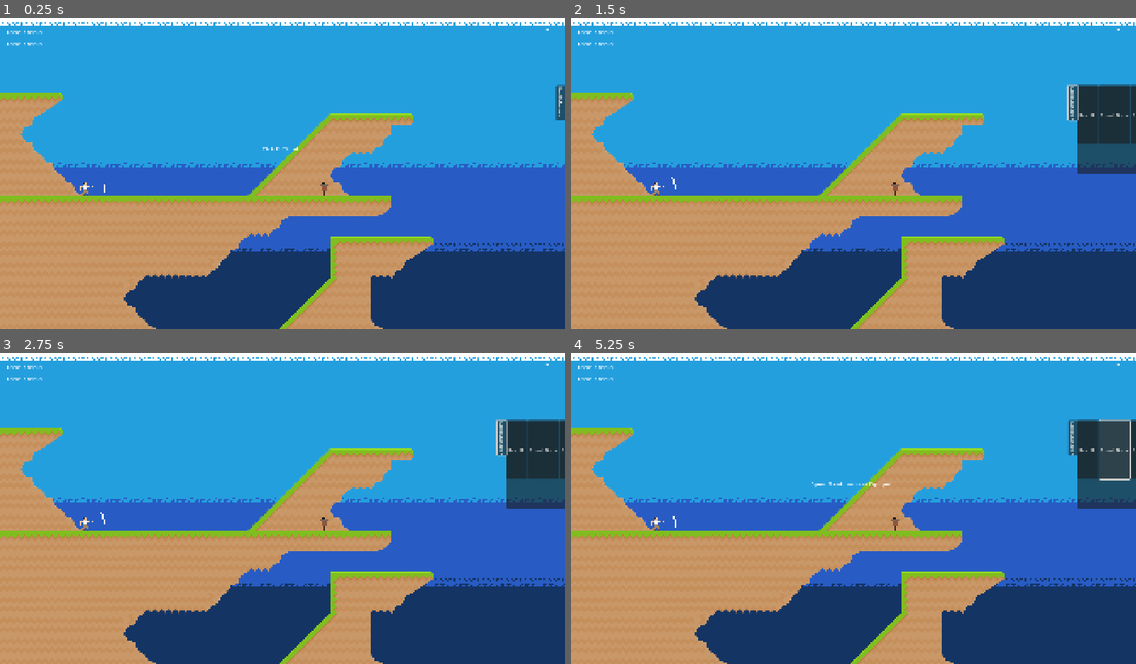
Above: before the commit, frames 1-4 (two rows, left to right).
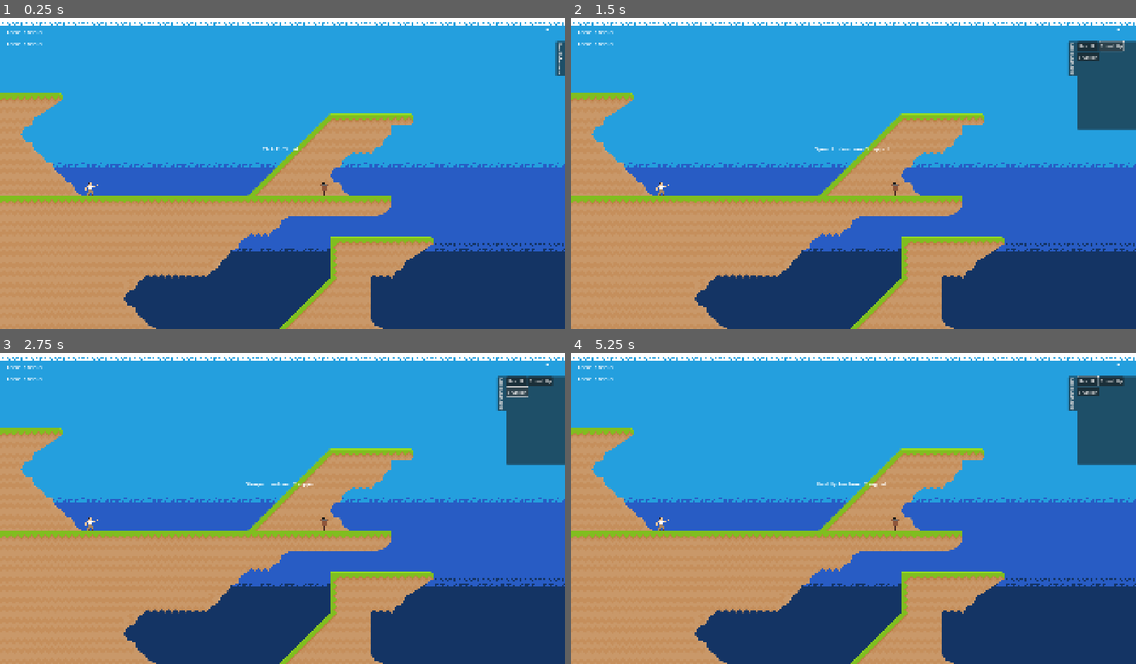
Above: after the commit, the same moments.

Repository: EonViljoen/MerlinEngine
Game: Godot game, scene res://scenes/entities/main.tscn
Two runs of this game, one before a commit and one after it. Both use one fixed random seed, a clock stepped at 60 frames per second and the inputs below.
Inputs (mouse positions are in pixels of both pictures, inside the frame that each line leads up to):
- Up to frame 1 (0.25 s): no input
- Up to frame 2 (1.5 s): click "Spell Manager" at 0.5 s; click (1113, 45) at 1.25 s, where only the run after the commit has a clickable "Speed Up"
- Up to frame 3 (2.75 s): click (514, 390) at 2 s, where only the run after the commit has a clickable "Sharpen"
- Up to frame 4 (5.25 s): click "Heat Up" at 2.75 s; click (1113, 449) at 3.5 s, where only the run before the commit has a clickable "Speed Boost"; click "Heat Up" at 4.25 s; click (1113, 449) at 5 s, where only the run before the commit has a clickable "Speed Boost"

The runs differ from the first frame. In frame 1, 0.5% of the frame differs, in the area x 14-100%, y 7-58%; in frame 2, 5.0%; in frame 3, 5.0%; in frame 4, 5.0%.

Commit message:
Added more spells and updated shield logic

Diff:
--- a/project.godot
+++ b/project.godot
@@ -47,6 +47,11 @@
 "events": [Object(InputEventMouseButton,"resource_local_to_scene":false,"resource_name":"","device":-1,"window_id":0,"a …(253 unchanged characters)…
 ]
 }
+UseShield={
+"deadzone": 0.2,
+"events": [Object(InputEventMouseButton,"resource_local_to_scene":false,"resource_name":"","device":-1,"window_id":0,"alt_pressed":false,"shift_pressed":false,"ctrl_pressed":false,"meta_pressed":false,"button_mask":0,"position":Vector2(0, 0),"global_position":Vector2(0, 0),"factor":1.0,"button_index":2,"canceled":false,"pressed":false,"double_click":false,"script":null)
+]
+}
 
 [rendering]
 
--- a/scenes/entities/UI/hud.tscn
+++ b/scenes/entities/UI/hud.tscn
@@ -54,6 +54,7 @@
 size_flags_horizontal = 0
 theme_override_fonts/font = ExtResource("1_37p78")
 theme_override_font_sizes/font_size = 16
+text = "0"
 
 [node name="ManaLabel" type="Label" parent="."]
 texture_filter = 1
@@ -69,6 +70,7 @@
 size_flags_horizontal = 0
 theme_override_fonts/font = ExtResource("1_37p78")
 theme_override_font_sizes/font_size = 16
+text = "0"
 
 [node name="DebugLabel" type="Label" parent="."]
 texture_filter = 1
@@ -78,19 +80,21 @@
 anchor_right = 0.503
 anchor_bottom = 0.183
 offset_left = -153.76
-offset_top = -129.64
+offset_top = -127.64
 offset_right = 153.24
-offset_bottom = 130.36
+offset_bottom = 132.36
 grow_horizontal = 2
 grow_vertical = 2
+text = "..."
 autowrap_mode = 2
 
 [node name="ActiveModDebugLabel" type="Label" parent="."]
 texture_filter = 1
-offset_left = 1141.0
-offset_top = 93.0
-offset_right = 1239.0
-offset_bottom = 341.0
+offset_left = 1138.0
+offset_top = 70.0
+offset_right = 1236.0
+offset_bottom = 318.0
+text = "..."
 
 [node name="MessageTimer" type="Timer" parent="."]
 one_shot = true
@@ -98,10 +102,10 @@
 
 [node name="SpellManagerPanel" parent="." instance=ExtResource("3_h0g4p")]
 texture_filter = 1
-anchors_preset = -1
-anchor_top = 0.37
-anchor_bottom = 0.37
-offset_top = 0.399994
-offset_bottom = 0.399994
+anchor_top = 0.231
+anchor_bottom = 0.231
+offset_top = 0.519989
+offset_bottom = 0.519989
+slideSpeed = 10.0
 
 [connection signal="timeout" from="MessageTimer" to="." method="_on_message_timer_timeout"]
--- a/scenes/entities/UI/spell_manager_panel.tscn
+++ b/scenes/entities/UI/spell_manager_panel.tscn
@@ -6,11 +6,12 @@
 
 [node name="SpellManagerPanel" type="Control"]
 layout_mode = 3
-anchors_preset = 6
 anchor_left = 1.0
-anchor_top = 0.5
+anchor_top = 0.14
 anchor_right = 1.0
-anchor_bottom = 0.5
+anchor_bottom = 0.14
+offset_top = 98.8
+offset_bottom = 98.8
 grow_horizontal = 0
 grow_vertical = 2
 size_flags_horizontal = 8
@@ -27,10 +28,11 @@
 offset_bottom = 150.0
 grow_vertical = 2
 
-[node name="ButtonContainer" type="BoxContainer" parent="SideSpellPanel"]
+[node name="ButtonContainer" type="HFlowContainer" parent="SideSpellPanel"]
+custom_minimum_size = Vector2(0, 20)
 layout_mode = 1
 offset_right = 200.0
-offset_bottom = 200.0
+offset_bottom = 302.0
 script = ExtResource("2_d4g6m")
 
 [node name="OpenCloseButton" type="Button" parent="SideSpellPanel"]
--- a/scenes/entities/character.tscn
+++ b/scenes/entities/character.tscn
@@ -22,6 +22,7 @@
 size = Vector2(48, 48)
 
 [node name="Character" type="RigidBody2D" node_paths=PackedStringArray("projectileModifierManager", "characterStatManager")]
+collision_mask = 5
 script = ExtResource("1_om70c")
 spriteFrames = SubResource("SpriteFrames_khvuq")
 projectileModifierManager = NodePath("Managers/ProjectileModifierManager")
@@ -38,6 +39,10 @@
 shape = SubResource("RectangleShape2D_p54rp")
 
 [node name="Shield" parent="." instance=ExtResource("3_khvuq")]
+visible = false
+manaConsumption = 1.0
+
+[node name="ShieldManaConsumption" type="Timer" parent="Shield"]
 
 [node name="RegenTimer" type="Timer" parent="."]
 wait_time = 3.0
@@ -51,5 +56,6 @@
 
 [node name="CharacterStatManager" parent="Managers" instance=ExtResource("4_5x4g4")]
 
+[connection signal="timeout" from="Shield/ShieldManaConsumption" to="." method="_on_shield_mana_consumption_timeout"]
 [connection signal="timeout" from="RegenTimer" to="." method="_on_timer_timeout"]
 [connection signal="currentSpellInUse" from="Managers/SpellManager" to="." method="_on_spell_manager_current_spell_in_use"]
--- a/scenes/entities/main.tscn
+++ b/scenes/entities/main.tscn
@@ -59,7 +59,7 @@
 spriteFrames = SubResource("SpriteFrames_b3hq8")
 isDummy = true
 activeTarget = true
-shooting = false
+shooting = true
 enemyProjectile = ExtResource("8_gyjab")
 enemyProjectileTimer = 1.0
 enemyProjectileTimerRandomRange = 10.0
--- a/scenes/entities/projectile.tscn
+++ b/scenes/entities/projectile.tscn
@@ -17,6 +17,7 @@
 adjustedSpeedFactor = 100.0
 
 [node name="RigidBody2D" type="RigidBody2D" parent="." groups=["Projectiles"]]
+collision_layer = 4
 physics_material_override = SubResource("PhysicsMaterial_qxf0c")
 can_sleep = false
 script = ExtResource("2_ykqt4")
--- a/scenes/entities/shield.tscn
+++ b/scenes/entities/shield.tscn
@@ -26,6 +26,8 @@
 
 [node name="StaticBody2D" type="StaticBody2D" parent="."]
 disable_mode = 2
+collision_layer = 2
+collision_mask = 5
 physics_material_override = SubResource("PhysicsMaterial_y5wla")
 
 [node name="CollisionShape2D" type="CollisionShape2D" parent="StaticBody2D"]
@@ -33,6 +35,8 @@
 shape = SubResource("RectangleShape2D_rrqq3")
 
 [node name="Area2D" type="Area2D" parent="."]
+collision_layer = 2
+collision_mask = 4
 
 [node name="CollisionShape2D" type="CollisionShape2D" parent="Area2D"]
 position = Vector2(2, 0)
--- a/scenes/managers/projectile_modifier_manager.tscn
+++ b/scenes/managers/projectile_modifier_manager.tscn
@@ -14,7 +14,7 @@
 colorMod = Color(1, 0.672615, 0.586456, 1)
 projectileModifierResource = ExtResource("2_kyfqo")
 
-[node name="SpeedBoost" parent="." instance=ExtResource("3_kyfqo")]
+[node name="SpeedUp" parent="." instance=ExtResource("3_kyfqo")]
 projectileModifierResource = ExtResource("2_kyfqo")
 
 [node name="Sharpen" parent="." instance=ExtResource("5_kyfqo")]
--- a/scenes/modifiers/sharpen.tscn
+++ b/scenes/modifiers/sharpen.tscn
@@ -5,4 +5,5 @@
 
 [node name="Sharpen" type="Node"]
 script = ExtResource("1_85d0a")
+projectileEdgesMod = -3.0
 projectileModifierResource = ExtResource("2_0v52t")
--- a/scenes/modifiers/speed_up.tscn
+++ b/scenes/modifiers/speed_up.tscn
@@ -5,4 +5,6 @@
 
 [node name="SpeedUp" type="Node"]
 script = ExtResource("1_bxeqo")
+modDisplayName = "Speed Up"
+modName = "SpeedUp"
 characterStateResource = ExtResource("2_e6kqk")
--- a/scripts/managers/spell_manager.gd
+++ b/scripts/managers/spell_manager.gd
@@ -8,11 +8,19 @@
 }
 @onready var spellResourceDict: Dictionary[String, String] ={
 	"Basic Bolt": "res://resources/spells/basic_bolt.tres",
-	"Fireball": "res://resources/spells/fireball.tres"
+	"Fireball": "res://resources/spells/fireball.tres",
+	"Lightning Bolt": "res://resources/spells/lightning_bolt.tres",
+	"Magic Sword": "res://resources/spells/magic_sword.tres",
 }
 @onready var spellUnlockConditionsDict: Dictionary = {
 	"Fireball": [
 		{"HeatUp": 10}
+		],
+	"Lightning Bolt": [
+		{"SpeedUp": 10}
+		],
+	"Magic Sword": [
+		{"Sharpen": 10}
 		],
 }
 var currentSpell: SpellDataResource
@@ -30,25 +38,27 @@
 		var condition_met = true
 
 		for condition in spellUnlockConditionsDict[spell]:
-			var requiredModCount = condition[modName]
-			var currentModCount = modifierStackCount[modName]
+			if condition.has(modName):
 
-			if currentModCount < requiredModCount:
-				condition_met = false
-				continue
+				var requiredModCount = condition[modName]
+				var currentModCount = modifierStackCount[modName]
 
+				if currentModCount < requiredModCount:
+					condition_met = false
+					continue
 
-		if condition_met and !spellSlots.filter(func(unlockedSpell):
-			if spell == unlockedSpell.spellName:
-				return true
-			):
-			unlock_spell(spell)
+				if condition_met and !spellSlots.filter(func(unlockedSpell):
+					if spell == unlockedSpell.spellName:
+						return true
+					):
+					unlock_spell(spell)
 
 func unlock_spell(spellName: String):
 	var spellPath = spellResourceDict[spellName]
 	var newUnlockedSpell = load(spellPath)
 	spellSlots.append(newUnlockedSpell)
 	currentSpell = spellSlots.back()
+	SignalBus.displayHUDMessage.emit(str("New spell unlocked: ", spellName))
 	SignalBus.currentSpellInUse.emit(currentSpell)
 
 func add_modifier(modName: String) -> void:
--- a/scripts/modifiers/heat_up.gd
+++ b/scripts/modifiers/heat_up.gd
@@ -11,7 +11,7 @@
 
 func apply_modifier():
 	projectileModifierResource.damageMod += damageMod
-	#projectileModifierResource.colorMod *= colorMod
+	projectileModifierResource.colorMod *= colorMod
 	projectileModifierResource.temperatureMod += temperatureMod
 
 func unapply_modifier():
--- a/scripts/player.gd
+++ b/scripts/player.gd
@@ -14,15 +14,18 @@
 @onready var spellManager = $Managers/SpellManager
 
 @onready var shield = $Shield
+@onready var shieldManaTimer = $Shield/ShieldManaConsumption
+var shieldActive := false
 
 var characterStats: CharacterStatResource
+
 
 signal setHealthHUD
 signal setManaHUD
 signal setMessageHUD
 signal playerDamage
 
-func _ready():
+func _ready() -> void:
 	characterStats = characterStatManager.characterStatResource
 
 	SignalBus.updateModifiers.connect(_on_projectile_modifier_manager_active_modifiers_updated)
@@ -34,21 +37,31 @@
 	setPlayerAnimation()
 	spellManager.loadSpells()
 
-func _process(_delta):
+func _process(_delta) -> void:
 	if Input.is_action_just_released("ShootProjectile"):
 		if get_viewport().gui_get_focus_owner():
 			return
 		shootProjectile()
 
-	setShield()
+	if Input.is_action_pressed("UseShield"):
+		setShield()
+		if !shieldActive:
+			print('active')
+			activateShield()
+	else:
+		if shieldActive:
+			print('inactive')
+			deactivateShield()
 
-func setCurrentHealth():
+
+
+func setCurrentHealth() -> void:
 	setHealthHUD.emit(characterStats.currentHealthAmount, characterStats.maxHealthAmount)
 
-func setCurrentMana():
+func setCurrentMana() -> void:
 	setManaHUD.emit(characterStats.currentManaAmount, characterStats.maxManaAmount)
 
-func regenMana():
+func regenMana() -> void:
 	if characterStats.currentManaAmount != characterStats.maxManaAmount:
 		characterStats.currentManaAmount += snapped(characterStats.maxManaAmount * characterStats.manaRegenRate, decimalRoundingStep)
 
@@ -58,7 +71,7 @@
 		setManaHUD.emit(characterStats.currentManaAmount, characterStats.maxManaAmount)
 
 
-func shootProjectile():
+func shootProjectile() -> void:
 	if castedSpell == null:
 		setMessageHUD.emit('No Spell Selected')
 		return
@@ -91,11 +104,27 @@
 	else:
 		setMessageHUD.emit('Not Enough Mana')
 
-func setPlayerAnimation(): # Temp solution
+func setPlayerAnimation() -> void: # Temp solution
 	sprite.sprite_frames = spriteFrames
 	sprite.animation = "idle_no_cape"
 
-func setShield():
+func activateShield() -> void:
+	shieldManaTimer.start()
+	shieldActive = true
+	shield.visible = true
+	shield.get_node("StaticBody2D/CollisionShape2D").disabled = false
+	shield.get_node("Area2D/CollisionShape2D").disabled = false
+	shield.get_node("Area2D").monitoring = true
+
+func deactivateShield() -> void:
+	shieldManaTimer.stop()
+	shieldActive = false
+	shield.get_node("StaticBody2D/CollisionShape2D").disabled = true
+	shield.get_node("Area2D/CollisionShape2D").disabled = true
+	shield.visible = false
+	shield.get_node("Area2D").monitoring = false
+
+func setShield() -> void:
 	var mousePosition = get_global_mouse_position()
 	var mouseDirection = (mousePosition - global_position).normalized()
 	var angle = mouseDirection.angle()
@@ -103,11 +132,11 @@
 	shield.global_position = global_position + mouseDirection * (characterStats.shieldDistance*10)
 	shield.rotation = angle
 
-func take_damage(amount):
+func take_damage(amount) -> void:
 	characterStats.currentHealthAmount -= amount
 	playerDamage.emit(characterStats.currentHealthAmount, characterStats.maxHealthAmount)
 
-func _on_timer_timeout():
+func _on_timer_timeout() -> void:
 	regenMana()
 
 func _on_spell_manager_current_spell_in_use(currentSpellInUse: SpellDataResource) -> void:
@@ -116,3 +145,11 @@
 
 func _on_projectile_modifier_manager_active_modifiers_updated(updatedModifiers: Array[ProjectileModifier]) -> void:
 	projectileModifierManager.activeModifiersArray = updatedModifiers
+
+
+func _on_shield_mana_consumption_timeout() -> void:
+	if characterStats.currentHealthAmount > 0:
+		characterStats.currentManaAmount -= shield.manaConsumption
+		setManaHUD.emit(characterStats.currentManaAmount, characterStats.maxManaAmount)
+	else:
+		shieldActive = false
--- a/scripts/shield.gd
+++ b/scripts/shield.gd
@@ -1,6 +1,6 @@
 extends Node2D
 
-#signal shieldHit
+@export var manaConsumption : float
 
 func _on_area_2d_body_entered(body: Node2D) -> void:
 	if body.is_in_group("Projectiles") && body.get_parent().target == "Player":
--- a/scripts/target.gd
+++ b/scripts/target.gd
@@ -10,7 +10,7 @@
 @export var shooting: bool = false
 
 @export var enemyProjectile = preload("res://resources/spells/basic_bolt.tres")
-@export var enemyProjectileTimer: float = 10.0
+@export var enemyProjectileTimer: float = 1.0
 @export var enemyProjectileTimerRandomRange: float = 10.0
 
 signal enemyDamage
